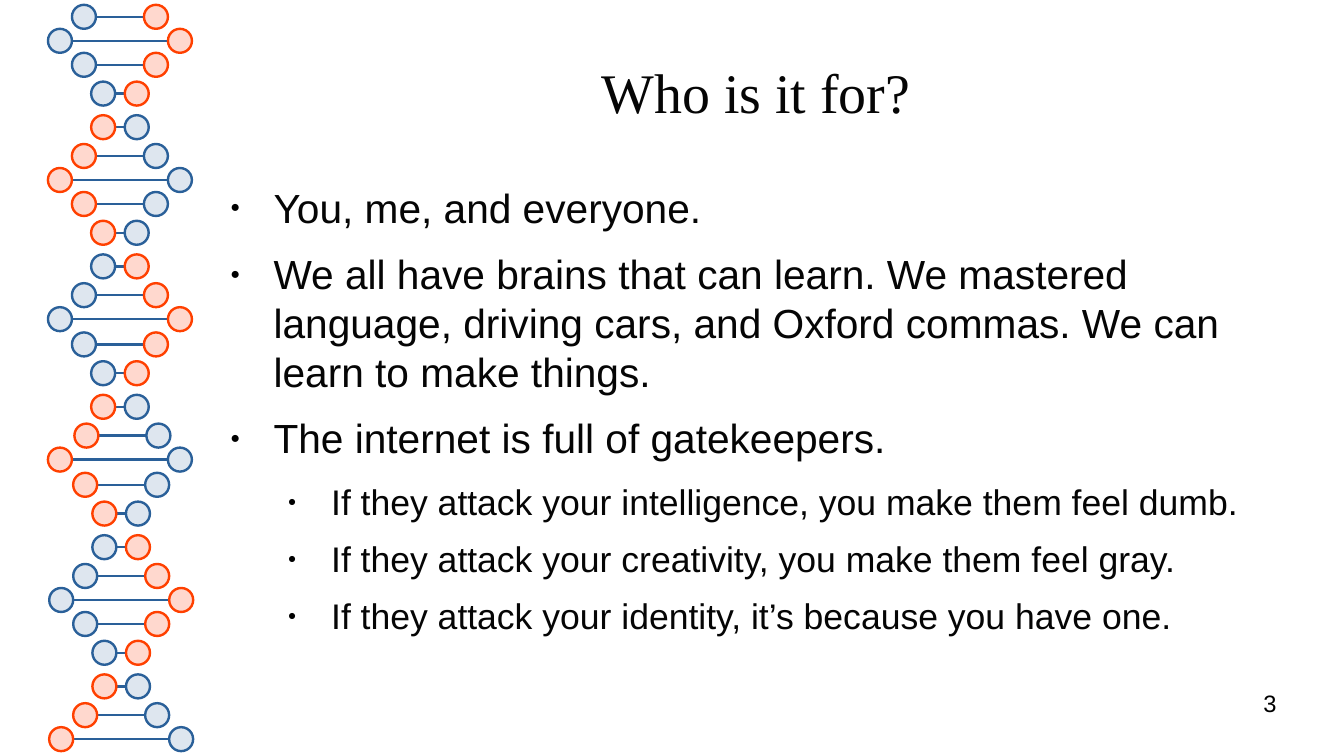
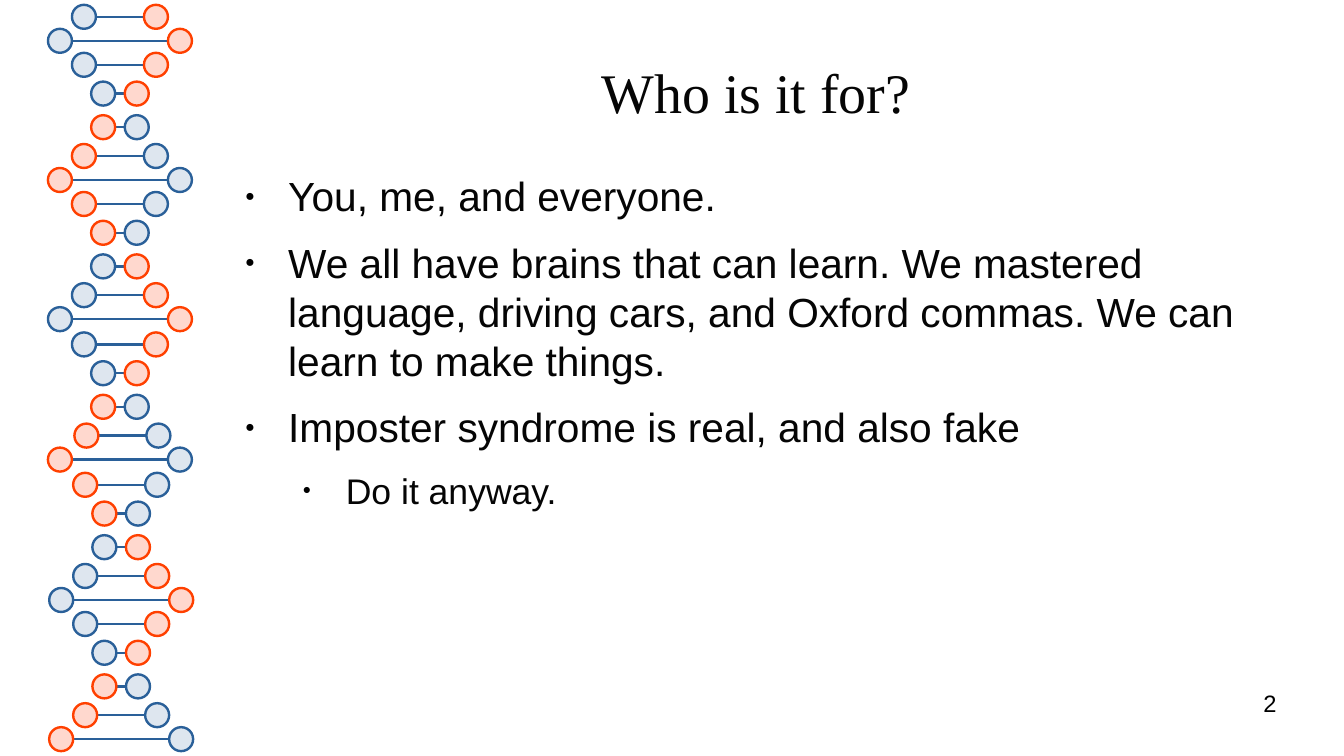
Before and after one commit to spacemeat/led_arts, a slide deck: slide 2 of toorcamp2026/preso.odp (slide 3 before the commit). Drawn at 1344x756 pixels with LibreOffice and Linux fonts; fonts in the diff are those of the drawing. Boxes give left, top, right and bottom in pixels: in the first picture for what was removed or moved away, otherwise in the second. Text is boxed around its words. In the diff, an @@ line names an element or a change of style, - is before the commit and + after.

```diff
--- a/toorcamp2026/preso.odp
+++ b/toorcamp2026/preso.odp
@@ text "You, me, and everyone.": place and size @@
-text "You, me, and everyone." at (274, 193, 1238, 636)
+text "You, me, and everyone." at (288, 181, 1234, 511)
@@ text at (288, 412, 1020, 511): text changed; size 21 to 24 pt @@
-● The internet is full of gatekeepers.
-  ● If they attack your intelligence, you make them feel dumb.
-  ● If they attack your creativity, you make them feel gray.
-  ● If they attack your identity, it’s because you have one.
+● Imposter syndrome is real, and also fake
+  ● Do it anyway.
@@ page number at (1263, 695, 1276, 712): text changed @@
-3
+2
```
Also in this commit, not shown: 8 other slides changed, 15 slides added, 3 slides removed, 2 other files.
